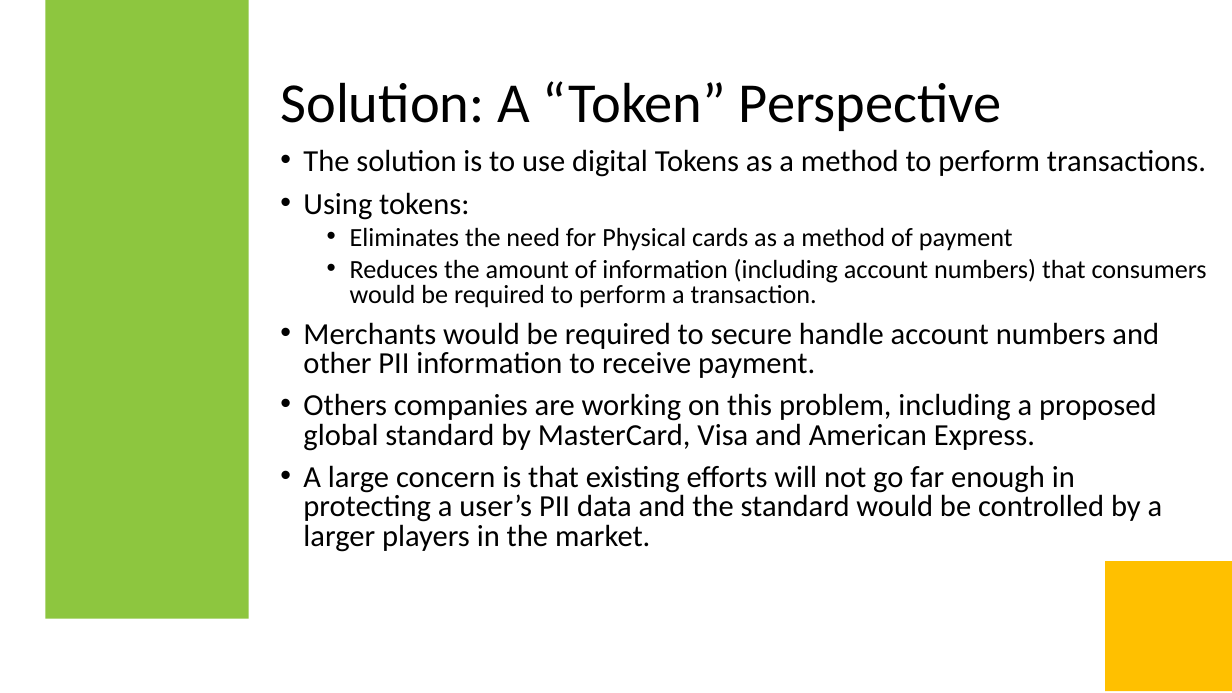
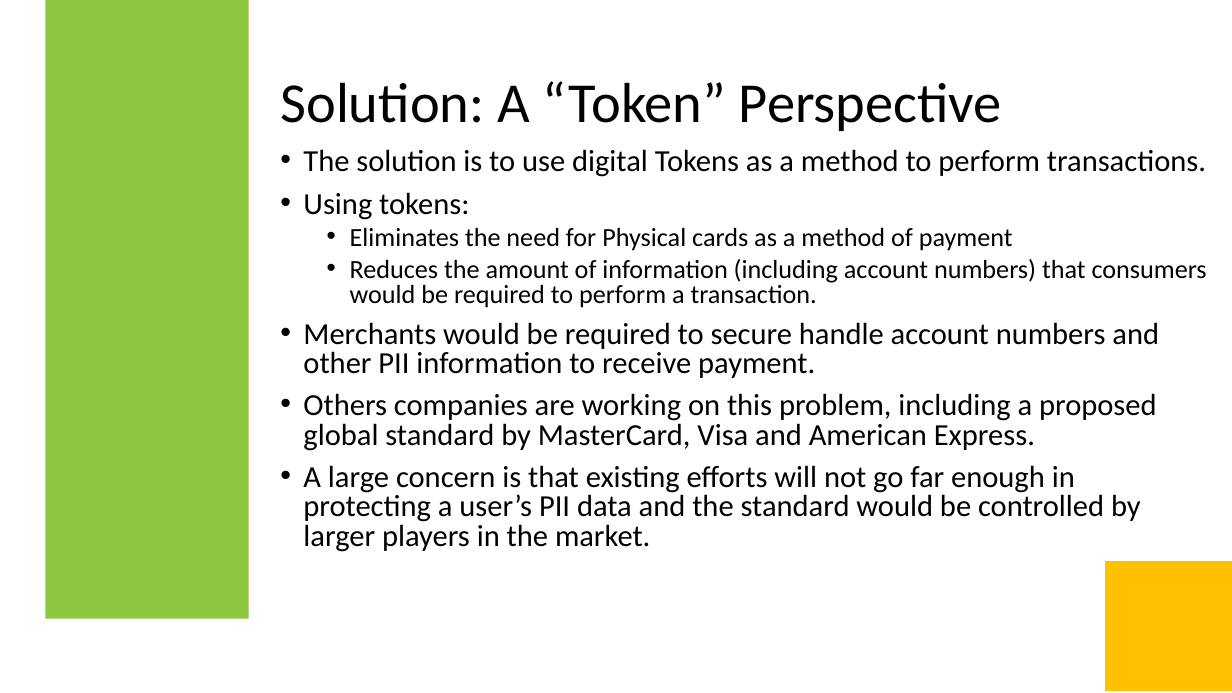
Before and after one commit to openIOU/OI-Standard, a slide deck: slide 3 of fancy/openPayment - Original Draft.pptx. Drawn at 1232x693 pixels with LibreOffice and Linux fonts; fonts in the diff are those of the drawing. Boxes give left, top, right and bottom in pixels: in the first picture for what was removed or moved away, otherwise in the second. Text is boxed around its words. In the diff, an @@ line names an element or a change of style, - is before the commit and + after.

Commit message:
grammar check

```diff
--- a/fancy/openPayment - Original Draft.pptx
+++ b/fancy/openPayment - Original Draft.pptx
@@ text at (303, 465, 1141, 552): text changed @@
-• A large concern is that existing efforts will not go far enough in protecting a user’s PII data and the standard would be controlled by a larger players in the market.
+• A large concern is that existing efforts will not go far enough in protecting a user’s PII data and the standard would be controlled by larger players in the market.
```
